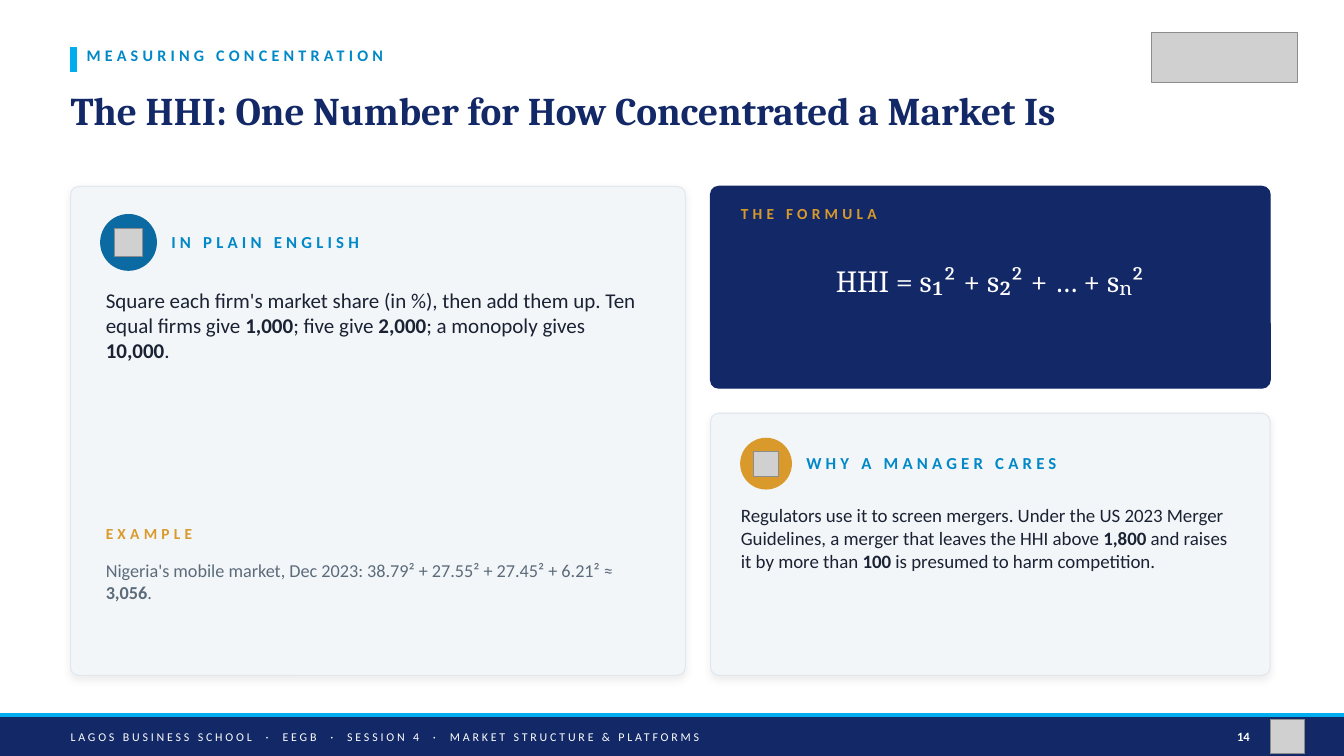
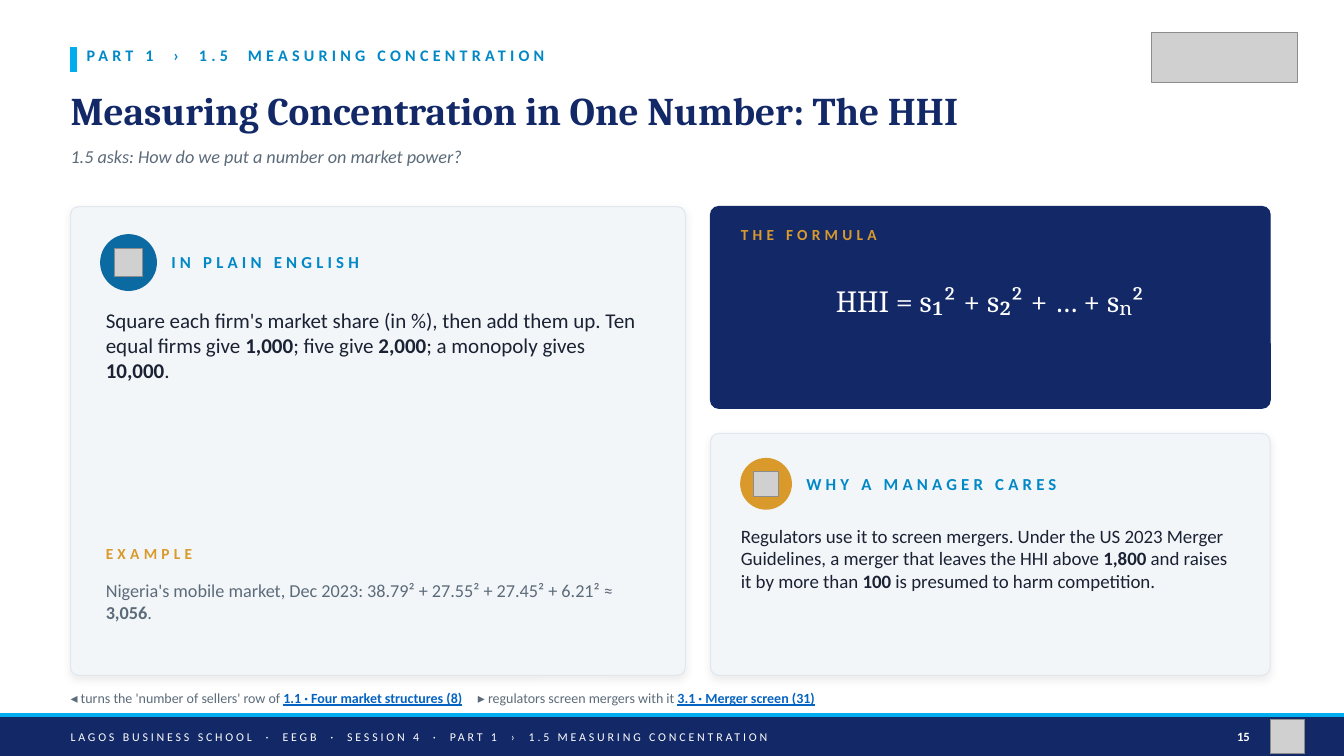
Before and after one commit to adibongo/eegb, a slide deck: slide 15 of sessions/s04/slides/EEGB_S04_Market_Structure_Platforms_Competition_Policy.pptx (slide 14 before the commit). Drawn at 1344x756 pixels with LibreOffice and Linux fonts; fonts in the diff are those of the drawing; grey boxes stand for pictures. Boxes give left, top, right and bottom in pixels: in the first picture for what was removed or moved away, otherwise in the second. Text is boxed around its words. In the diff, an @@ line names an element or a change of style, - is before the commit and + after.

```diff
--- a/sessions/s04/slides/EEGB_S04_Market_Structure_Platforms_Competition_Policy.pptx
+++ b/sessions/s04/slides/EEGB_S04_Market_Structure_Platforms_Competition_Policy.pptx
@@ text at box(145, 50, 228, 61): text changed @@
-MEASURING CONCENTRATION
+PART 1 › 1.5 MEASURING CONCENTRATION
@@ text at box(71, 97, 958, 134): text changed @@
-The HHI: One Number for How Concentrated a Market Is
+Measuring Concentration in One Number: The HHI
@@ text added at box(71, 150, 462, 166), 13 pt, text #5C6B7A, italic @@
+1.5 asks: How do we put a number on market power?
@@ rounded rectangle: place and size @@
-rounded rectangle at box(71, 187, 686, 676)
+rounded rectangle at box(71, 207, 686, 676)
@@ rounded rectangle at box(71, 207, 686, 676): proportions changed @@
@@ rounded rectangle at box(711, 434, 1270, 676): proportions changed @@
@@ rounded rectangle: place and size @@
-rounded rectangle at box(711, 413, 1270, 676)
+rounded rectangle at box(711, 434, 1270, 676)
@@ 6 texts, 2 pictures, 2 ellipses, 1 rounded rectangle: place and size @@
-6 texts, 2 pictures, 2 ellipses, 1 rounded rectangle at box(101, 187, 1270, 539)
+6 texts, 2 pictures, 2 ellipses, 1 rounded rectangle at box(101, 207, 1270, 559)
@@ text "Regulators use it to screen ...": place and size @@
-text "Regulators use it to screen ..." at box(741, 509, 1228, 571)
+text "Regulators use it to screen ..." at box(741, 530, 1228, 591)
@@ text "Nigeria's mobile market, Dec 2023: ...": place and size @@
-text "Nigeria's mobile market, Dec 2023: ..." at box(106, 563, 599, 601)
+text "Nigeria's mobile market, Dec 2023: ..." at box(106, 583, 599, 621)
@@ text added at box(81, 691, 815, 707), 10 pt, text #5C6B7A @@
+◂ turns the 'number of sellers' row of 1.1 · Four market structures (8) ▸ regulators screen mergers with it 3.1 · Merger screen (31)
@@ text at box(71, 733, 549, 741): text changed @@
-LAGOS BUSINESS SCHOOL · EEGB · SESSION 4 · MARKET STRUCTURE & PLATFORMS
+LAGOS BUSINESS SCHOOL · EEGB · SESSION 4 · PART 1 › 1.5 MEASURING CONCENTRATION
@@ text at box(1237, 732, 1250, 741): text changed @@
-14
+15
```
Also in this commit, not shown: 38 other slides changed, 2 slides added, 1 slide removed, 11 other files.
